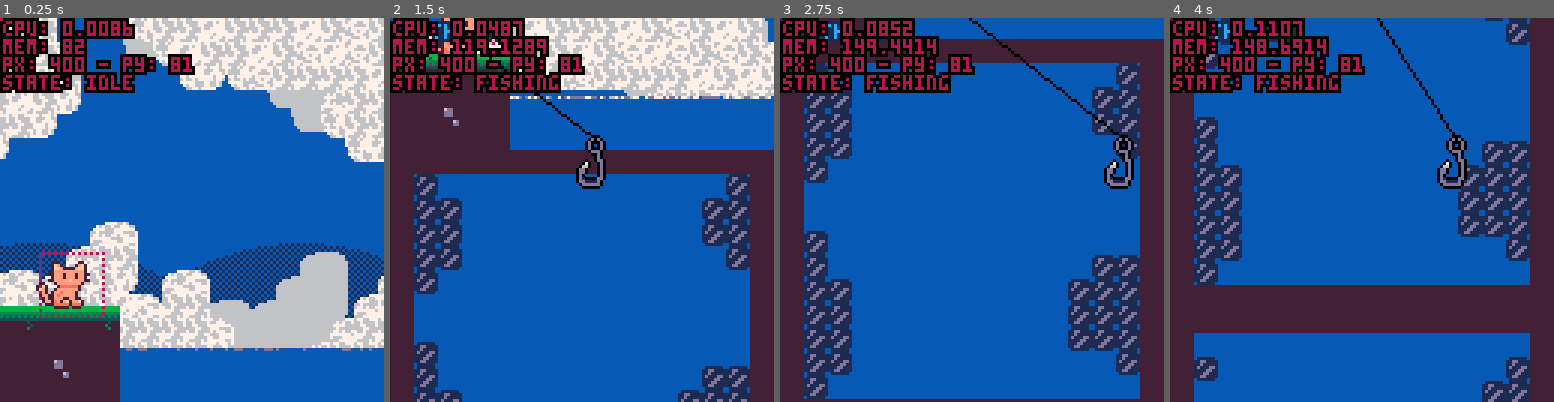
Above: before the commit, frames 1-4 (left to right).
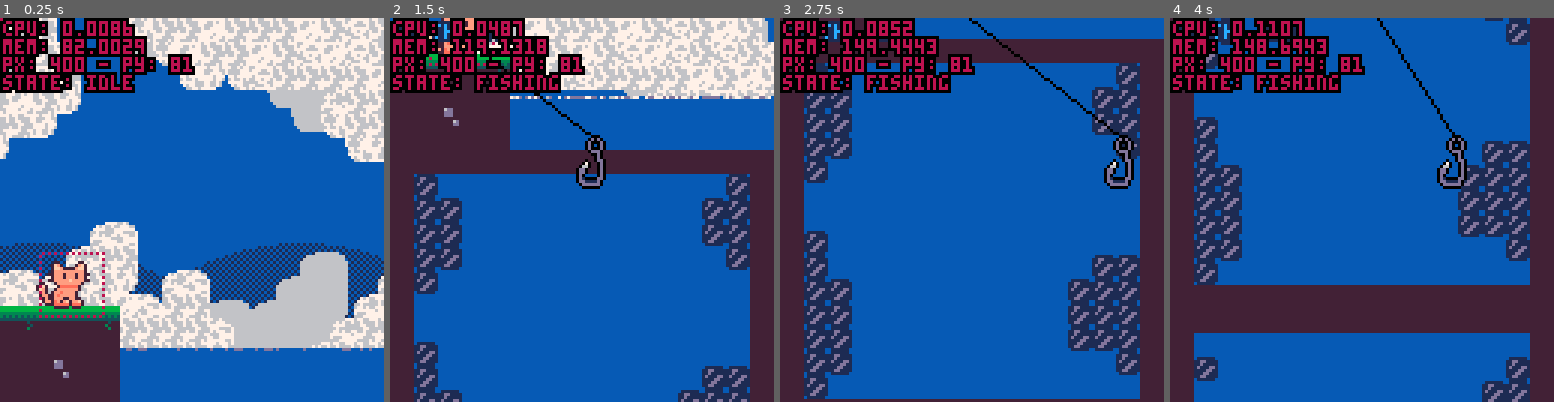
Above: after the commit, the same moments.

Repository: alexhlocke/AlexKotaFirstCart
Game: PICO-8 cartridge main_cart.p8
The game is run twice, just before and just after one commit, with the same random seed, the same clock (stepped at 60 frames per second) and the same inputs.
Inputs:
- Up to frame 1 (0.25 s): no input
- Up to frame 2 (1.5 s): tap X (X key) at 0.33, 1.07 s; tap O (Z key) at 0.7 s
- Up to frame 3 (2.75 s): hold Right 1.6-2.1 s; tap O (Z key) at 1.7, 2.1, 2.5 s; tap X (X key) at 1.85 s; hold Up 2.15-2.42 s; hold Right from 2.47 s (still down)
- Up to frame 4 (4 s): tap O (Z key) at 2.9, 3.3, 3.7 s; tap X (X key) at 2.97 s; release Right at 3.03 s; hold Left 3.08-3.58 s; hold Down 3.63-3.97 s

The runs differ from the first frame. In frame 1, 0.6% of the frame differs, in the area x 22-39%, y 4-11%; in frame 2, 0.1%; in frame 3, 0.1%; in frame 4, 0.1%.

Commit message:
Updated map layout

Diff:
--- a/main_cart.p8
+++ b/main_cart.p8
@@ -485,6 +485,9 @@
 end
 
 
+--== draw minigame ==--
+
+
 fishing_bgy=128
 fishing_bgy2=256
 function draw_minigame()
@@ -502,7 +505,7 @@
 
   --bg map tiles
 	 map(48,16,384,fishing_bgy,16,16)
-	 map(64,16,384,fishing_bgy2,16,16)
+	 map(64,0,384,fishing_bgy2,16,16)
  end
 
  --hook
@@ -930,7 +933,7 @@
 11dd1111000000000000000000000000000000000000000000000000000000000000000000000000000000000000000000000000000000000000000080000008
 01111110000000000000000000000000000000000000000000000000000000000000000000000000000000000000000000000000000000000000000088000088
 000000000000000000000000000000000000000000000000000000006060000000eee00000060600000c00c0000000000000000000000000ff00000000000000
-00000000000000000000000000000000000000000000000000000000505000000eedde000065600000b0000c40000000000000000000003f1000000000000000
+04040404040404040404040404040404000000000000000000000000505000000eedde000065600000b0000c40000000000000000000003f1000000000000000
 0000000000000000000000000000000000000000000000000000000005656500ed7dd40e044440000bbb000b0445600000000000000033210000000000000000
 000000000000000000000000000000000000000000000000000000006656565044de441041555406b7bbb0ba4155550600000000000322100000000000000000
 000000000000000000000000000000000000000000000000000000005056565601444101cbbbb450abbbaba0fffeedf000000000003221200000000000000000
@@ -965,35 +968,35 @@
 0000000000000000000000000000000000000000000000000000000000000000000000000000000000000000000000000000000000000000000000000000000000000000000000000000000000000000808080000000000000000000000000000000000000000000000000000000000000000000000000000000000000000000
 0000000000000000000000000000000000000000000000000000000000000000000000000000000000000000000000000000000000000000000000000000000000000000000000000000000000000000000000000000000000000000000000000000000000000000000000000000000000000000000000000000000000000000
 __map__
-0000000000000000000000000000007f7f00000000000000000000000000007f7f00000000000000000000000000007f7f0000000000000000000000000000004040404040404040404040404040404040404040404040404040404040404040404040404040404040404040404040404e4f4e5f00006d4e4e4f4e4e4e4f4e4d
-000000000000000000000000000000000000000000000000000000000000000000000000000000000000000000000000000000000000000000000000000000004000000000000000000000000000004040000000000000000000000000000040400000000000000000000000000000404e4d4e5e0000006d4f4e4e4f4e4d4f4d
-000000000000000000000000000000000000000000000000000000000000000000000000000000000000000000000000000000000000000000000000000000004000000000000000000000000000004040000000000000000000000000000040400000000000000000000000000000404f4e4f4e000000006d6e6d4d4e4e4e4e
-000000000000000000000000000000000000000000000000000000000000000000000000000000000000000000000000000000000000000000000000000000004000000000000000000000000000004040000000000000000000000000000040400000000000000000000000000000404e4f4e6e000000000000000000005d4e
-000000000000000000000000000000000000000000000000000000000000000000000000000000000000000000000000000000000000000000000000000000004000000000000000000000000000004040000000000000000000000000000040400000000000000000000000000000404e4e6e00000000000000000000006d4e
-000000000000000000000000000000000000000000000000000000000000000000000000000000000000000000000000000000000000000000000000000000004000000000000000000000000000004040000000000000000000000000000040400000000000000000000000000000406e00000000000000000000000000006d
-0000000000000000000000000000000000000000000000000000000000000000000000000000000000000000000000000000000000000000000000000000000040000000000000000000000000000040400000000000000000000000000000404000000000000000000000000000004000000000000000005d5e000000000000
-00000000000000000000000000000000000000000000000000000000000000000000000000000000000000000000000000000000000000000000000000000000400000000000000000000000000000404000000000000000000000000000004040000000000000000000000000000040000000000000005d4e4e000000005f00
-00000000000000000000000000000000000000000000000000000000000000000000000000000000000000000000000000000000000000000000000000000000400000000000000000000000000000404000000000000000000000000000004040000000000000000000000000000040000000005d5e5d4e4e6e5f5d5e000000
-000000000000000000000000000000000000000000000000000000000000000000000000000000000000000000000000000000000000000000000000000000004000000000000000000000000000004040000000000000000000000000000040400000000000000000000000000000400000005d4f4e4e4e4e4f5e4e4e000000
-0000000000000000000000000000000000000000000000000000000000000000000000000000000000000000000000000000000000000000000000000000000040000000000000000000000000000040400000000000000000000000000000404000000000000000000000000000004000005d4e4e6e006d4e4e4e4e4e5e0000
-52525051005100000000005000510000000050000000005100000000510000000050005252525200510000005000000000000000000000000000000000000000400000000000000000000000000000404000000000000000000000000000004040000000000000000000000000000040005d4e4e4e0000006d4e4e4e4e6e0000
-414040414242424042414040414040404140404042404040404041424040404140424040404040404140404040404240404140404200000000000000000000004000000000000000000000000000004040000000000000000000000000000040400000000000000000000000000000404f4e4f4e4e5e5f00004e4d4e4e4f5e5d
-434343434343434343435443434343434343434343435443434343434343434343434343434343434354434343434343434343434300000000000000000000004000000000000000000000000000004040000000000000000000000000000040400000000000000000000000000000404e4e4e4f4e4e5e00004e4e4e4e4e4f4d
-434343434343434343434343434343534343434343434343434343435443434343434343434343434343434354434343434353434300000000000000000000004000000000000000000000000000004040000000000000000000000000000040400000000000000000000000000000404e4f4e4e4e4f4e5e5d4f4e4f4e4e4e4e
-434353434343434343434354434343434343434343434343534343434343434343434343434343544343434343434354434343434300000000000000000000004040404040404040404040404040404040404040404040404040404040404040404040404040404040404040404040404e4e4e4f4e4e4e4f4e4e4e4e4f4e4f4e
-7474747474747474747474747474747474747474747474747474747474747474747474747474747474747474747474744343434343434343434343434343434343434343434343434343434343434343404040404040404040404040404040404040404040404040404040404040404040404040404040404040404040404040
-7400000000000000000000000000007474000000000000000000000000000074740000000000000000000000000000744370000000000000000000000000704343000000000000000000000000000043400000000000000000000000000000404000000000000000000000000000004040000000000000000000000000000040
-7400000000000000000000000000007474000000000000000000000000000074740000000000000000000000000000744370700000000000000000000070704343700000000000000000000000007043400000000000000000000000000000404000000000000000000000000000004040000000000000000000000000000040
-7400000000000000000000000000007474000000000000000000000000000074740000000000000000000000000000744370700000000000000000000070704343000000000000000000000000707043400000000000000000000000000000404000000000000000000000000000004040000000000000000000000000000040
-7400000000000000000000000000007474000000000000000000000000000074740000000000000000000000000000744370700000000000000000000000704343000000000000000000000000707043400000000000000000000000000000404000000000000000000000000000004040000000000000000000000000000040
-7400000000000000000000000000007474000000000000000000000000000074740000000000000000000000000000744370000000000000000000000000004343000000000000000000000000707043400000000000000000000000000000404000000000000000000000000000004040000000000000000000000000000040
-7400000000000000000000000000007474000000000000000000000000000074740000000000000000000000000000744300000000000000000000000000004343700000000000000000000000707043400000000000000000000000000000404000000000000000000000000000004040000000000000000000000000000040
-7400000000000000000000000000007474000000000000000000000000000074740000000000000000000000000000744300000000000000000000000000004343700000000000000000000000007043400000000000000000000000000000404000000000000000000000000000004040000000000000000000000000000040
-7400000000000000000000000000007474000000000000000000000000000074740000000000000000000000000000744370000000000000000000000000004343700000000000000000000000000043400000000000000000000000000000404000000000000000000000000000004040000000000000000000000000000040
-7400000000000000000000000000007474000000000000000000000000000074740000000000000000000000000000744370000000000000000000000070704343700000000000000000000000000043400000000000000000000000000000404000000000000000000000000000004040000000000000000000000000000040
-7400000000000000000000000000007474000000000000000000000000000074740000000000000000000000000000744370700000000000000000007070704343700000000000000000000000000043400000000000000000000000000000404000000000000000000000000000004040000000000000000000000000000040
-7400000000000000000000000000007474000000000000000000000000000074740000000000000000000000000000744370700000000000000000007070704343700000000000000000000000707043400000000000000000000000000000404000000000000000000000000000004040000000000000000000000000000040
-7400000000000000000000000000007474000000000000000000000000000074740000000000000000000000000000744370700000000000000000007070704343700000000000000000000000707043400000000000000000000000000000404000000000000000000000000000004040000000000000000000000000000040
-7400000000000000000000000000007474000000000000000000000000000074740000000000000000000000000000744370700000000000000000000000704343000000000000000000000000007043400000000000000000000000000000404000000000000000000000000000004040000000000000000000000000000040
-7400000000000000000000000000007474000000000000000000000000000074740000000000000000000000000000744370000000000000000000000000004343000000000000000000000000007043400000000000000000000000000000404000000000000000000000000000004040000000000000000000000000000040
-7474747474747474747474747474747474747474747474747474747474747474747474747474747474747474747474744343434343434343434343434343434343434343434343434343434343434343080808080808080808080808080808080808080808080808080808080808080808080808080808080808080808080808
+0000000000000000000000000000007f7f00000000000000000000000000007f7f00000000000000000000000000007f7f0000000000000000000000000000004343434343434343434343434343434340404040404040404040404040404040404040404040404040404040404040404e4f4e5f00006d4e4e4f4e4e4e4f4e4d
+000000000000000000000000000000000000000000000000000000000000000000000000000000000000000000000000000000000000000000000000000000004300000000000000000000000000004340000000000000000000000000000040400000000000000000000000000000404e4d4e5e0000006d4f4e4e4f4e4d4f4d
+000000000000000000000000000000000000000000000000000000000000000000000000000000000000000000000000000000000000000000000000000000004370000000000000000000000000704340000000000000000000000000000040400000000000000000000000000000404f4e4f4e000000006d6e6d4d4e4e4e4e
+000000000000000000000000000000000000000000000000000000000000000000000000000000000000000000000000000000000000000000000000000000004300000000000000000000000070704340000000000000000000000000000040400000000000000000000000000000404e4f4e6e000000000000000000005d4e
+000000000000000000000000000000000000000000000000000000000000000000000000000000000000000000000000000000000000000000000000000000004300000000000000000000000070704340000000000000000000000000000040400000000000000000000000000000404e4e6e00000000000000000000006d4e
+000000000000000000000000000000000000000000000000000000000000000000000000000000000000000000000000000000000000000000000000000000004300000000000000000000000070704340000000000000000000000000000040400000000000000000000000000000406e00000000000000000000000000006d
+0000000000000000000000000000000000000000000000000000000000000000000000000000000000000000000000000000000000000000000000000000000043700000000000000000000000707043400000000000000000000000000000404000000000000000000000000000004000000000000000005d5e000000000000
+00000000000000000000000000000000000000000000000000000000000000000000000000000000000000000000000000000000000000000000000000000000437000000000000000000000000070434000000000000000000000000000004040000000000000000000000000000040000000000000005d4e4e000000005f00
+00000000000000000000000000000000000000000000000000000000000000000000000000000000000000000000000000000000000000000000000000000000437000000000000000000000000000434000000000000000000000000000004040000000000000000000000000000040000000005d5e5d4e4e6e5f5d5e000000
+000000000000000000000000000000000000000000000000000000000000000000000000000000000000000000000000000000000000000000000000000000004370000000000000000000000000004340000000000000000000000000000040400000000000000000000000000000400000005d4f4e4e4e4e4f5e4e4e000000
+0000000000000000000000000000000000000000000000000000000000000000000000000000000000000000000000000000000000000000000000000000000043700000000000000000000000000043400000000000000000000000000000404000000000000000000000000000004000005d4e4e6e006d4e4e4e4e4e5e0000
+52525051005100000000005000510000000050000000005100000000510000000050005252525200510000005000000000000000000000000000000000000000437000000000000000000000007070434000000000000000000000000000004040000000000000000000000000000040005d4e4e4e0000006d4e4e4e4e6e0000
+414040414242424042414040414040404140404042404040404041424040404140424040404040404140404040404240404140404200000000000000000000004370000000000000000000000070704340000000000000000000000000000040400000000000000000000000000000404f4e4f4e4e5e5f00004e4d4e4e4f5e5d
+434343434343434343435443434343434343434343435443434343434343434343434343434343434354434343434343434343434300000000000000000000004300000000000000000000000000704340000000000000000000000000000040400000000000000000000000000000404e4e4e4f4e4e5e00004e4e4e4e4e4f4d
+434343434343434343434343434343534343434343434343434343435443434343434343434343434343434354434343434353434300000000000000000000004300000000000000000000000000704340000000000000000000000000000040400000000000000000000000000000404e4f4e4e4e4f4e5e5d4f4e4f4e4e4e4e
+434353434343434343434354434343434343434343434343534343434343434343434343434343544343434343434354434343434300000000000000000000004343434343434343434343434343434340404040404040404040404040404040404040404040404040404040404040404e4e4e4f4e4e4e4f4e4e4e4e4f4e4f4e
+7474747474747474747474747474747457575757575757575757575757575757575757575757575757575757575757574343434343434343434343434343434357575757575757575757575757575757575757575757575757575757575757575757575757575757575757575757575757575757575757575757575757575757
+7400000000000000000000000000007457000000000000000000000000000057000000000000000000000000000000574370000000000000000000000000704357000000000000000000000000000057000000000000000000000000000000575700000000000000000000000000005700000000000000000000000000000057
+7400000000000000000000000000007457000000000000000000000000000000570000000000000000000000000000574370700000000000000000000070704357000000000000000000000000000000570000000000000000000000000000575700000000000000000000000000000057000000000000000000000000000057
+7400000000000000000000000000007457000000000000000000000000000057000000000000000000000000000000574370700000000000000000000070704357000000000000000000000000000057000000000000000000000000000000575700000000000000000000000000005700000000000000000000000000000057
+7400000000000000000000000000007457000000000000000000000000000000570000000000000000000000000000574370700000000000000000000000704357000000000000000000000000000000570000000000000000000000000000575700000000000000000000000000000057000000000000000000000000000057
+7400000000000000000000000000007457000000000000000000000000000057000000000000000000000000000000574370000000000000000000000000004357000000000000000000000000000057000000000000000000000000000000575700000000000000000000000000005700000000000000000000000000000057
+7400000000000000000000000000007457000000000000000000000000000000570000000000000000000000000000574300000000000000000000000000004357000000000000000000000000000000570000000000000000000000000000575700000000000000000000000000000057000000000000000000000000000057
+7400000000000000000000000000007457000000000000000000000000000057000000000000000000000000000000574300000000000000000000000000004357000000000000000000000000000057000000000000000000000000000000575700000000000000000000000000005700000000000000000000000000000057
+7400000000000000000000000000007457000000000000000000000000000000570000000000000000000000000000574370000000000000000000000000004357000000000000000000000000000000570000000000000000000000000000575700000000000000000000000000000057000000000000000000000000000057
+7400000000000000000000000000007457000000000000000000000000000057000000000000000000000000000000574370000000000000000000000070704357000000000000000000000000000057000000000000000000000000000000575700000000000000000000000000005700000000000000000000000000000057
+7400000000000000000000000000007457000000000000000000000000000000570000000000000000000000000000574370700000000000000000007070704357000000000000000000000000000000570000000000000000000000000000575700000000000000000000000000000057000000000000000000000000000057
+7400000000000000000000000000007457000000000000000000000000000057000000000000000000000000000000574370700000000000000000007070704357000000000000000000000000000057000000000000000000000000000000575700000000000000000000000000005700000000000000000000000000000057
+7400000000000000000000000000007457000000000000000000000000000000570000000000000000000000000000574370700000000000000000007070704357000000000000000000000000000000570000000000000000000000000000575700000000000000000000000000000057000000000000000000000000000057
+7400000000000000000000000000007457000000000000000000000000000057000000000000000000000000000000574370700000000000000000000000704357000000000000000000000000000057000000000000000000000000000000575700000000000000000000000000005700000000000000000000000000000057
+7400000000000000000000000000007457000000000000000000000000000000570000000000000000000000000000574370000000000000000000000000004357000000000000000000000000000000570000000000000000000000000000575700000000000000000000000000000057000000000000000000000000000057
+7474747474747474747474747474747457575757575757575757575757575757575757575757575757575757575757574343434343434343434343434343434357575757575757575757575757575757575757575757575757575757575757575757575757575757575757575757575757575757575757575757575757575757
